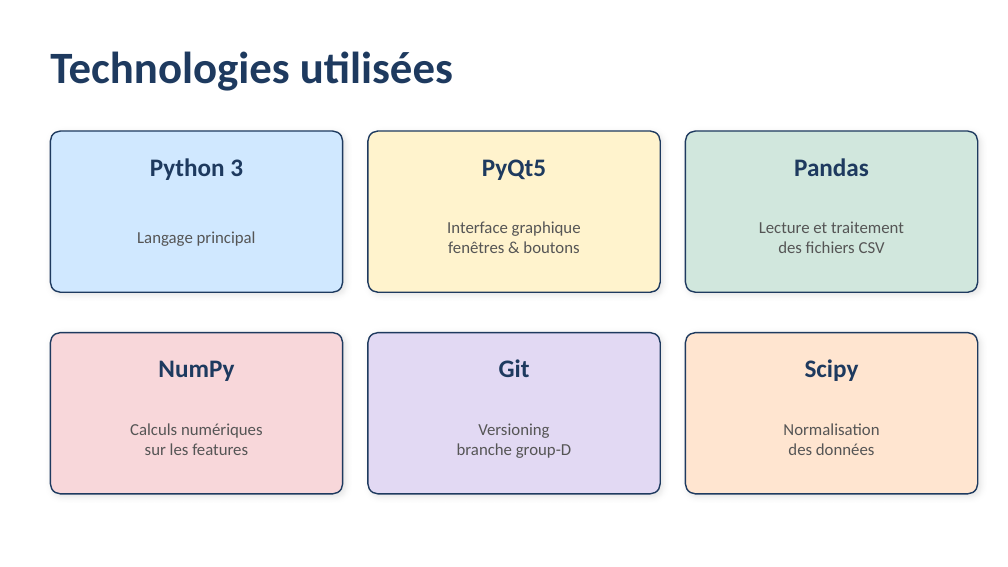
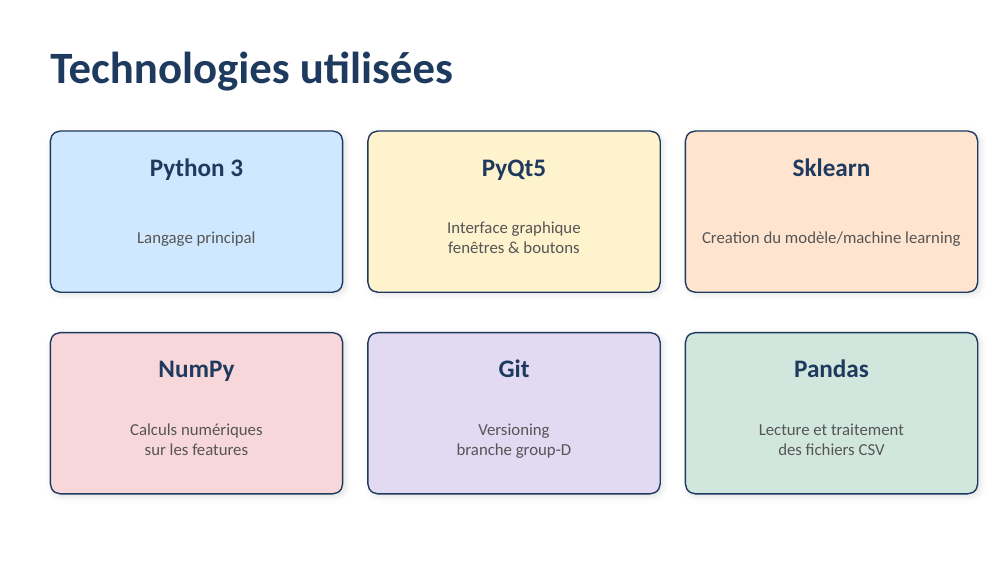
Before and after one commit to ClementBaty/m2_2025-2026, a slide deck: slide 6 of Groupe_D_Presentation.pptx. Drawn at 1008x567 pixels with LibreOffice and Linux fonts; fonts in the diff are those of the drawing. Boxes give left, top, right and bottom in pixels: in the first picture for what was removed or moved away, otherwise in the second. Text is boxed around its words. In the diff, an @@ line names an element or a change of style, - is before the commit and + after.

Commit message:
[MOD] Ajustement de la présentation .pptx

```diff
--- a/Groupe_D_Presentation.pptx
+++ b/Groupe_D_Presentation.pptx
@@ rounded rectangle: place and size @@
-rounded rectangle at [685, 333, 978, 494]
+rounded rectangle at [685, 131, 978, 292]
@@ text added at [793, 158, 871, 176], 18 pt, text #1E3A5F, bold @@
+Sklearn
@@ text added at [702, 231, 960, 246], 12 pt, text #555555 @@
+Creation du modèle/machine learning
@@ 2 texts, 1 rounded rectangle: place and size @@
-2 texts, 1 rounded rectangle at [685, 131, 978, 292]
+2 texts, 1 rounded rectangle at [685, 333, 978, 494]
@@ text removed at [805, 359, 859, 381] @@
-Scipy
@@ text removed at [783, 423, 879, 455] @@
-Normalisation
-des données
```
